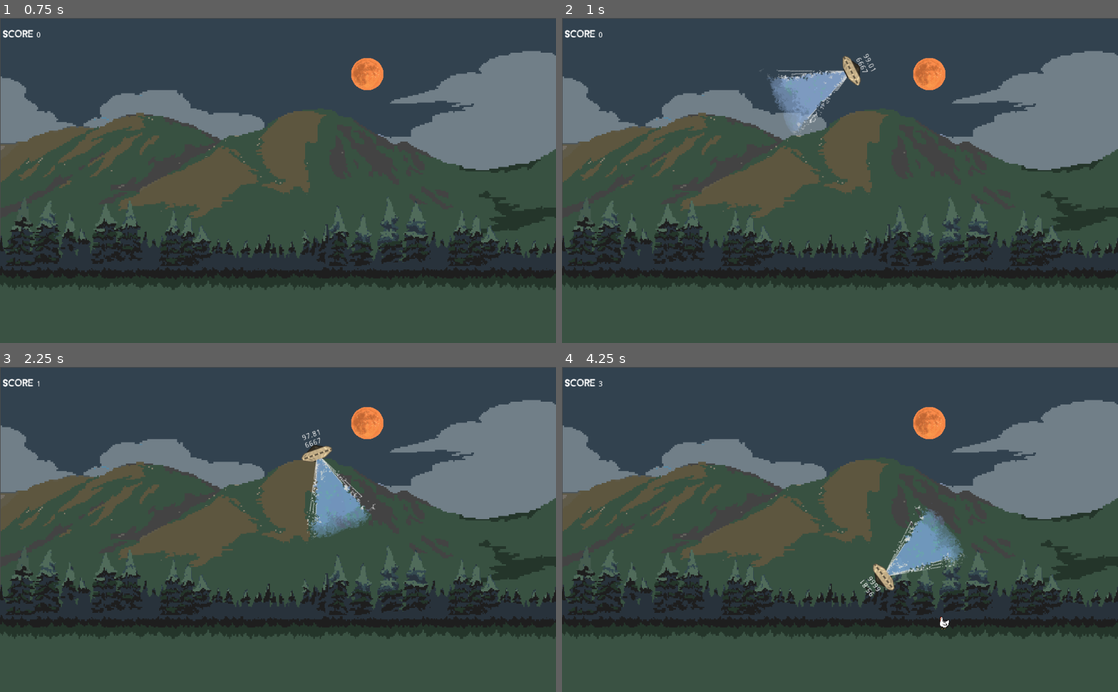
Above: before the commit, frames 1-4 (two rows, left to right).
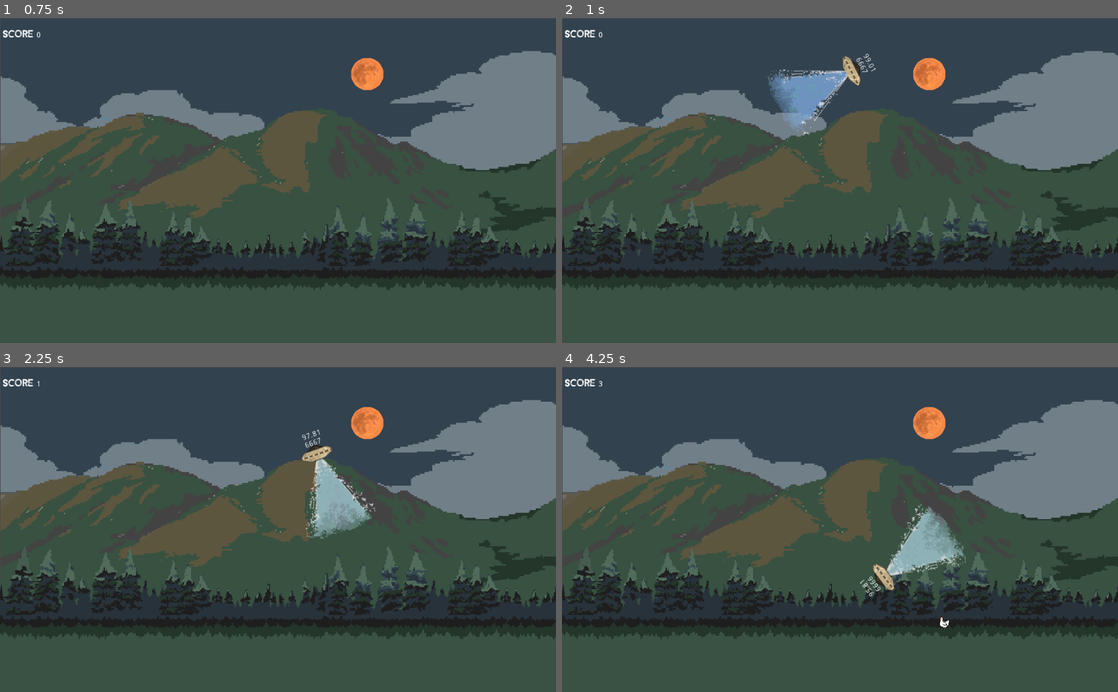
Above: after the commit, the same moments.

Repository: Beat1823/LudumDare52
Game: Godot game, scene res://Game/MainScene.tscn
Same seed, same stepped clock (60 frames per second), same inputs: the game is played once before the commit and once after it. This scene is started directly instead of the project's main scene.
Inputs:
- Up to frame 1 (0.75 s): tap Enter at 0.5 s; hold Right (Right) from 0.53 s (still down); hold Space (TractorBeam) from 0.53 s (still down)
- Up to frame 2 (1 s): keep holding Right (Right); keep holding Space (TractorBeam)
- Up to frame 3 (2.25 s): release Right (Right) at 1.28 s; release Space (TractorBeam) at 1.28 s; hold Down (Down) 1.28-2.03 s; tap Space (TractorBeam) at 1.35 s; hold Right (Right) from 2.03 s (still down); hold Space (TractorBeam) from 2.03 s (still down)
- Up to frame 4 (4.25 s): release Right (Right) at 2.78 s; release Space (TractorBeam) at 2.78 s; hold Up (Up) 2.78-3.53 s; tap Space (TractorBeam) at 2.85 s; hold Left (Left) from 3.53 s (still down); hold Space (TractorBeam) from 3.53 s (still down)

Frame 1 is identical in both runs. In frame 2, 0.4% of the frame differs, in the area x 35-52%, y 15-37%; in frame 3, 1.3%, in the area x 55-68%, y 27-53%; in frame 4, 1.3%.

Commit message:
fixes of collision and returning energy gain.

Diff:
--- a/Game/MainScene.tscn
+++ b/Game/MainScene.tscn
@@ -48,6 +48,7 @@
 
 [node name="RigidBody2D" type="StaticBody2D" parent="."]
 position = Vector2( 155, -125 )
+collision_layer = 3
 collision_mask = 0
 __meta__ = {
 "_edit_group_": true
--- a/Game/NPCS/NeutralNpc.gd
+++ b/Game/NPCS/NeutralNpc.gd
@@ -1,7 +1,7 @@
 extends RigidBody2D
 export var  is_moving = false
 var direction_moving = 1
-export var speedX = 100
+export var speedX = 500
 
 func _ready():
 	$AnimatedSprite.playing = true
@@ -9,6 +9,7 @@
 	mode =RigidBody2D.MODE_CHARACTER
 	linear_damp =3
 	direction_moving = sign (rand_range(-1,1))
+
 func _integrate_forces(state):
 	if (is_moving):
 		set_applied_force( Vector2(speedX*direction_moving,0))
--- a/Game/UFO/PlayerUFO.gd
+++ b/Game/UFO/PlayerUFO.gd
@@ -5,6 +5,7 @@
 var energy:float
 export var ImpactEnergyModifier = 0.004
 export var EnergyConsuptimtionPerSec =1
+export var EnergyGain = 15
 
 # Impact vars
 var collision_force : Vector2 = Vector2.ZERO
@@ -192,7 +193,9 @@
 
 func _on_PlayerUFO_NpcAbsorbed():
 	$SoundPickup.play()
-	pass # Replace with function body.
+	energy +=EnergyGain
+	energy = min(MaxEnergy,energy)
+
 func tryEmitColisionParticles (impactPoin):
 	if (!$CollisionShape2D/HitParticles.emitting):
 		$CollisionShape2D/HitParticles.restart()
--- a/Game/UFO/PlayerUFO.tscn
+++ b/Game/UFO/PlayerUFO.tscn
@@ -103,7 +103,7 @@
 position = Vector2( 1, 80 )
 scale = Vector2( 1.2, 1.2 )
 frames = SubResource( 4 )
-frame = 1
+frame = 2
 playing = true
 
 [node name="HarvestArea" type="Area2D" parent="."]
